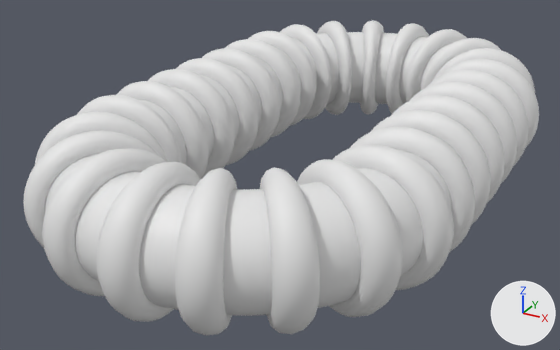
An edit to the Blender file Assets/Indy.blend, drawn before and after from the same camera.
The view is the same before and after, from a 50 mm camera at (2.49, -4.11, 2.14) aimed at (-0.18, 0.75, -0.29). The axes (+X, +Y, +Z) are drawn at lower right. The lights are the same throughout.

Objects in the first picture: 'BezierCircle.001', 'Torus.001'.
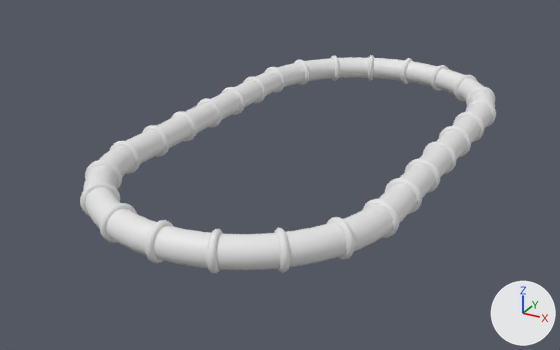
Location of each change, [x1, y1, x2, y2] in pixels of the pictures (560 x 350 px):
'Torus.001', mesh rescaled (19% narrower, 31% shorter): before [23, 20, 539, 335]; after [80, 55, 496, 273]
'BezierCircle.001', deleted: before [45, 32, 470, 316]
'BezierCircle.002', added: after [83, 57, 495, 270]

The change, as a diff of the scene's bpy script:
```diff
--- a/Assets/Indy.blend.py
+++ b/Assets/Indy.blend.py
@@ me_torus_001 @@
 me_torus_001.from_pydata(...)  # 576 vertices, 576 faces; spans x -0.093..0.093, y -0.466..0.466, z -0.466..0.466
 # used by ob_torus_001; location = (0.0, 0.0, 0.0)
+# me_torus_001 part 1: the whole mesh is scaled about its middle by 0.27
@@ me_beziercircle_002 @@
+me_beziercircle_002.from_pydata(...)  # 1392 vertices, 1296 faces; spans x -1.1..1.1, y -1.1..3.1, z -0.1..0.1
+me_beziercircle_002.polygons.foreach_set('use_smooth', [True] * 1296)
@@ ob_beziercircle_001 @@
-ob_beziercircle_001 = bpy.data.objects.new('BezierCircle.001', me_beziercircle_001)
-ob_beziercircle_001.location = (0.0, 0.0, 0.0)
@@ ob_beziercircle_002 @@
+ob_beziercircle_002 = bpy.data.objects.new('BezierCircle.002', me_beziercircle_002)
+ob_beziercircle_002.location = (0.0, 0.0, 0.0)
```
